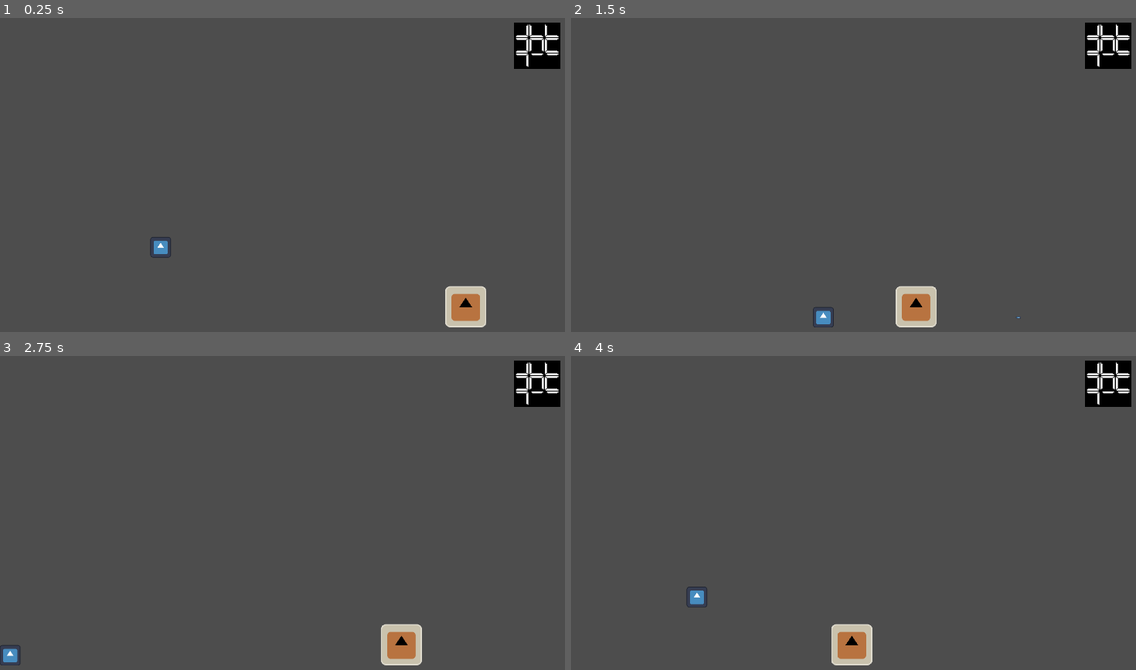
Above: before the commit, frames 1-4 (two rows, left to right).
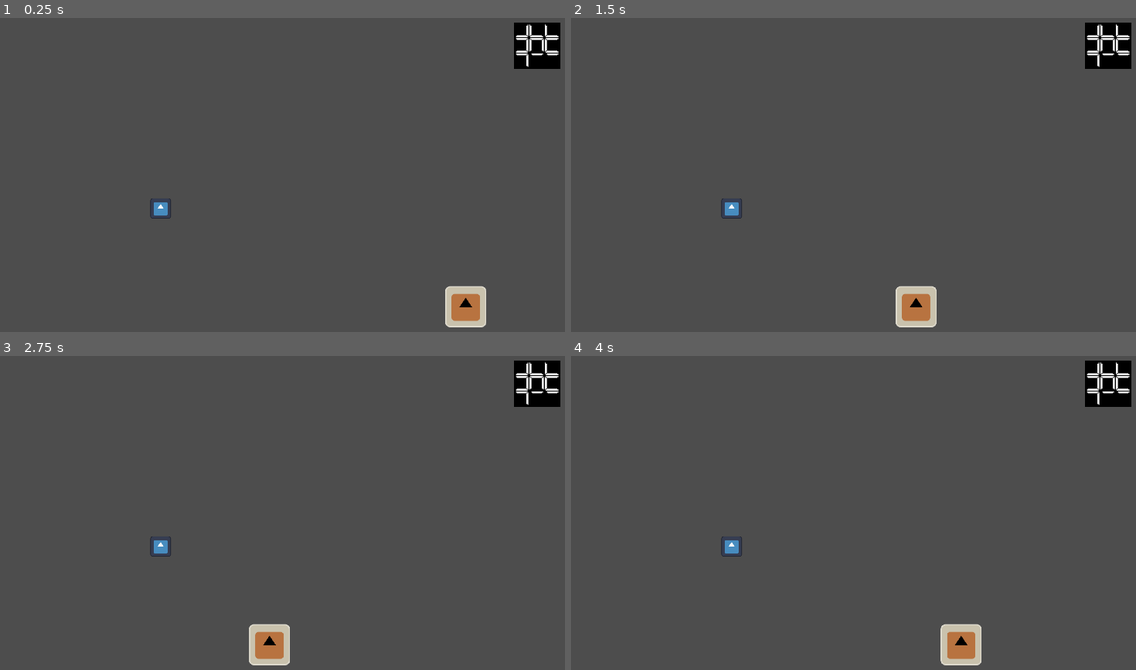
Above: after the commit, the same moments.

Repository: bkerz/shooter
Game: Godot game, scene res://main.tscn
The game is run twice, just before and just after one commit, with the same random seed, the same clock (stepped at 60 frames per second) and the same inputs. The engine's default icon, where the game draws it, is replaced by a stand-in: a white triangle on a blue panel in a dark square.
Inputs:
- Up to frame 1 (0.25 s): no input
- Up to frame 2 (1.5 s): tap Enter (ui_accept) at 0.5, 0.77 s; hold Right (ui_right) from 0.53 s (still down); tap J (shoot) at 0.6, 1.35 s
- Up to frame 3 (2.75 s): tap Enter (ui_accept) at 1.52 s; release Right (ui_right) at 2.03 s; hold Left (ui_left) from 2.03 s (still down); tap J (shoot) at 2.1 s
- Up to frame 4 (4 s): release Left (ui_left) at 2.78 s; hold Right (ui_right) from 2.78 s (still down); tap J (shoot) at 2.85, 3.6 s; tap Enter (ui_accept) at 3.02, 3.77 s

The runs differ from the first frame. In frame 1, 0.3% of the frame differs, in the area x 26-31%, y 57-77%; in frame 2, 0.3%; in frame 3, 2.2%; in frame 4, 2.2%, in the area x 20-73%, y 57-99%.
Error after the commit: Parse Error: Preload file "res://ui/death_menu/death_menu_ui.tscn" does not exist. (res://player.gd:12)

Commit message:
feat: redirect to main menu and quit game

Diff:
--- a/player.gd
+++ b/player.gd
@@ -9,7 +9,7 @@
 const JUMP_VELOCITY = -1200.0
 const MAX_HITS = 3
 
-var _death_menu_scene = preload("res://ui/death_menu/death_menu.tscn")
+var _death_menu_scene = preload("res://ui/death_menu/death_menu_ui.tscn")
 var _hits_received: int = 0
 var _is_dead: bool = true
 
--- a/ui/death_menu/death_menu.tscn
+++ /dev/null
@@ -1,52 +0,0 @@
-[gd_scene load_steps=2 format=3 uid="uid://da4y45nhos82r"]
-
-[sub_resource type="LabelSettings" id="LabelSettings_phjv4"]
-font_size = 48
-
-[node name="DeathMenu" type="Control"]
-layout_mode = 3
-anchors_preset = 15
-anchor_right = 1.0
-anchor_bottom = 1.0
-grow_horizontal = 2
-grow_vertical = 2
-size_flags_vertical = 4
-
-[node name="PanelContainer" type="PanelContainer" parent="."]
-layout_mode = 1
-anchors_preset = 8
-anchor_left = 0.5
-anchor_top = 0.5
-anchor_right = 0.5
-anchor_bottom = 0.5
-offset_left = -366.5
-offset_top = -220.0
-offset_right = 366.5
-offset_bottom = 220.0
-grow_horizontal = 2
-grow_vertical = 2
-
-[node name="VSplitContainer" type="VSplitContainer" parent="PanelContainer"]
-layout_mode = 2
-
-[node name="Label" type="Label" parent="PanelContainer/VSplitContainer"]
-layout_mode = 2
-size_flags_horizontal = 4
-size_flags_vertical = 0
-text = "You Died"
-label_settings = SubResource("LabelSettings_phjv4")
-
-[node name="HBoxContainer" type="HBoxContainer" parent="PanelContainer/VSplitContainer"]
-layout_mode = 2
-size_flags_horizontal = 4
-size_flags_vertical = 4
-
-[node name="Button" type="Button" parent="PanelContainer/VSplitContainer/HBoxContainer"]
-layout_mode = 2
-theme_override_font_sizes/font_size = 32
-text = "Restart"
-
-[node name="Button2" type="Button" parent="PanelContainer/VSplitContainer/HBoxContainer"]
-layout_mode = 2
-theme_override_font_sizes/font_size = 32
-text = "Quit"
--- a/ui/main_menu/main_menu_ui.tscn
+++ b/ui/main_menu/main_menu_ui.tscn
@@ -1,15 +1,18 @@
-[gd_scene load_steps=2 format=3 uid="uid://biq34m1j7sp45"]
+[gd_scene load_steps=3 format=3 uid="uid://biq34m1j7sp45"]
+
+[ext_resource type="Script" path="res://ui/main_menu/main_menu.gd" id="1_4of4i"]
 
 [sub_resource type="LabelSettings" id="LabelSettings_hqwew"]
 font_size = 48
 
-[node name="Control" type="Control"]
+[node name="MainMenu" type="Control"]
 layout_mode = 3
 anchors_preset = 15
 anchor_right = 1.0
 anchor_bottom = 1.0
 grow_horizontal = 2
 grow_vertical = 2
+script = ExtResource("1_4of4i")
 
 [node name="MarginContainer" type="MarginContainer" parent="."]
 layout_mode = 1
@@ -37,12 +40,15 @@
 size_flags_vertical = 4
 theme_override_constants/separation = 16
 
-[node name="Button" type="Button" parent="MarginContainer/VBoxContainer/HBoxContainer"]
+[node name="Start Game" type="Button" parent="MarginContainer/VBoxContainer/HBoxContainer"]
 layout_mode = 2
 theme_override_font_sizes/font_size = 48
 text = "Start Game"
 
-[node name="Button2" type="Button" parent="MarginContainer/VBoxContainer/HBoxContainer"]
+[node name="Quit Game" type="Button" parent="MarginContainer/VBoxContainer/HBoxContainer"]
 layout_mode = 2
 theme_override_font_sizes/font_size = 48
 text = "Quit Game"
+
+[connection signal="pressed" from="MarginContainer/VBoxContainer/HBoxContainer/Start Game" to="." method="_on_start_game_pressed"]
+[connection signal="pressed" from="MarginContainer/VBoxContainer/HBoxContainer/Quit Game" to="." method="_on_quit_game_pressed"]
